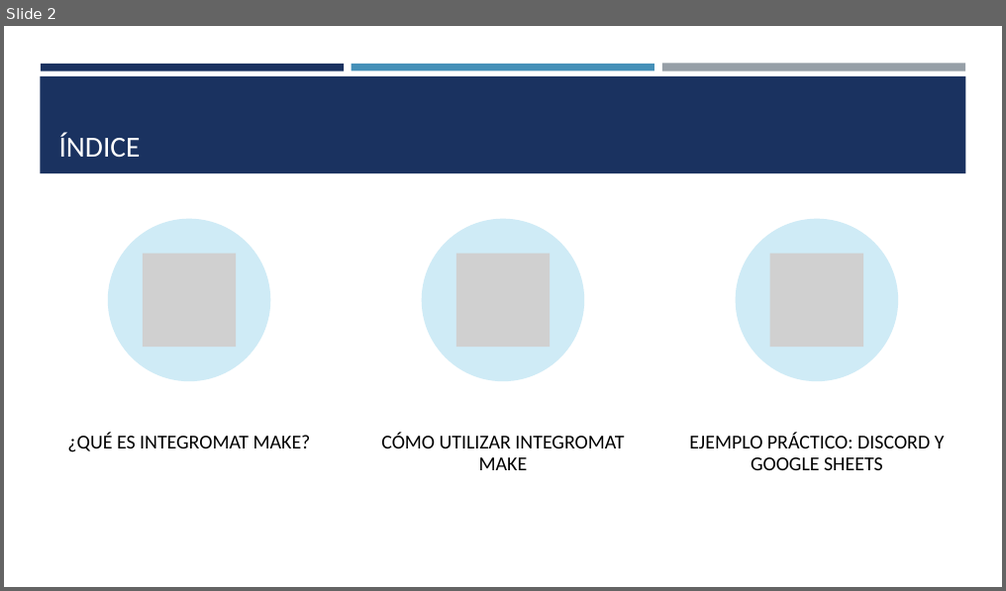
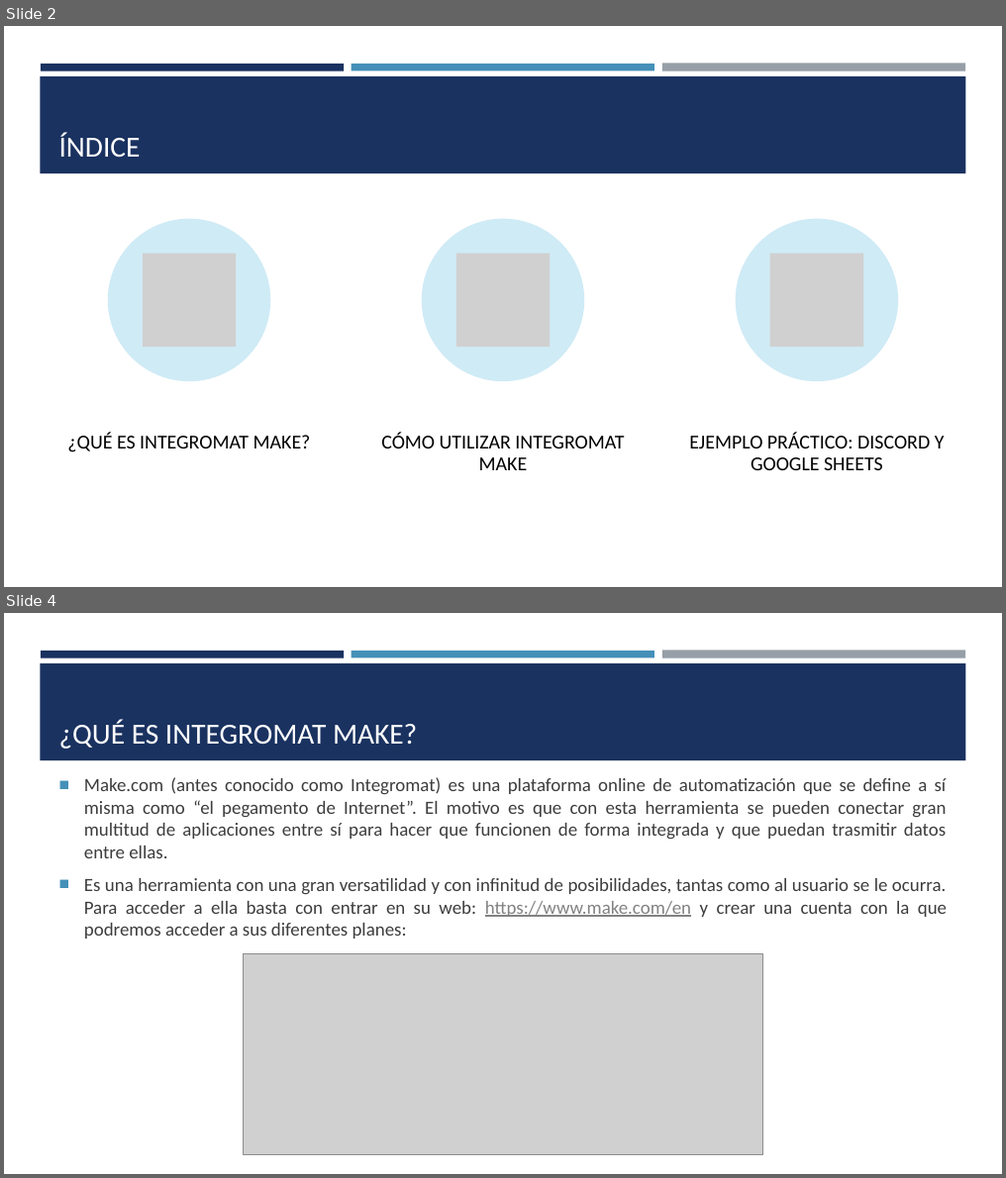
Before and after one commit to SaulRC1/Integracion-de-la-informacion-y-aplicaciones, a slide deck: Practicas/Practica 2 - Integromat Make/Herramienta Integromat Make - Juan Alberto Domínguez Vázquez Saúl Rodríguez Naranjo.pptx. Shown one above the other, each under a label of ours: slide 2 before the commit, slides 2 and 4 after it; the slides between them are not shown. The pictures are 1006x591 and 1006x1178 pixels, drawn with LibreOffice and Linux fonts; fonts in the diff are those of the drawing; grey boxes stand for pictures. Boxes give left, top, right and bottom in pixels: in the first picture for what was removed or moved away, otherwise in the second. Text is boxed around its words. In the diff, an @@ line names an element or a change of style, - is before the commit and + after.

Commit message:
Terminados apartados '¿Que es Integromat Make?' y 'Como utilizar Integromat Make'

```diff
--- a/Practicas/Practica 2 - Integromat Make/Herramienta Integromat Make - Juan Alberto Domínguez Vázquez Saúl Rodríguez Naranjo.pptx
+++ b/Practicas/Practica 2 - Integromat Make/Herramienta Integromat Make - Juan Alberto Domínguez Vázquez Saúl Rodríguez Naranjo.pptx
@@ slide 4 added at (4, 613, 1002, 1174), background #FFFFFF; not listed: 4 template elements that a slide beside it also shows @@
@@ title added at (59, 719, 417, 749), 28 pt, text #FFFFFF @@
+¿QUÉ ES INTEGROMAT MAKE?
@@ text added at (84, 777, 946, 939), 18 pt, text #3D3D3D @@
+■ Make.com (antes conocido como Integromat) es una plataforma online de automatización que se define a sí misma como “el pegamento de Internet”. El motivo es que con esta herramienta se pueden conectar gran multitud de aplicaciones entre sí para hacer que funcionen de forma integrada y que puedan trasmitir datos entre ellas.
+■ Es una herramienta con una gran versatilidad y con infinitud de posibilidades, tantas como al usuario se le ocurra. Para acceder a ella basta con entrar en su web: https://www.make.com/en y crear una cuenta con la que podremos acceder a sus diferentes planes:
@@ picture added at (244, 955, 763, 1155) @@
```
Also in this commit, not shown: 3 slides changed, 7 other slides added.
